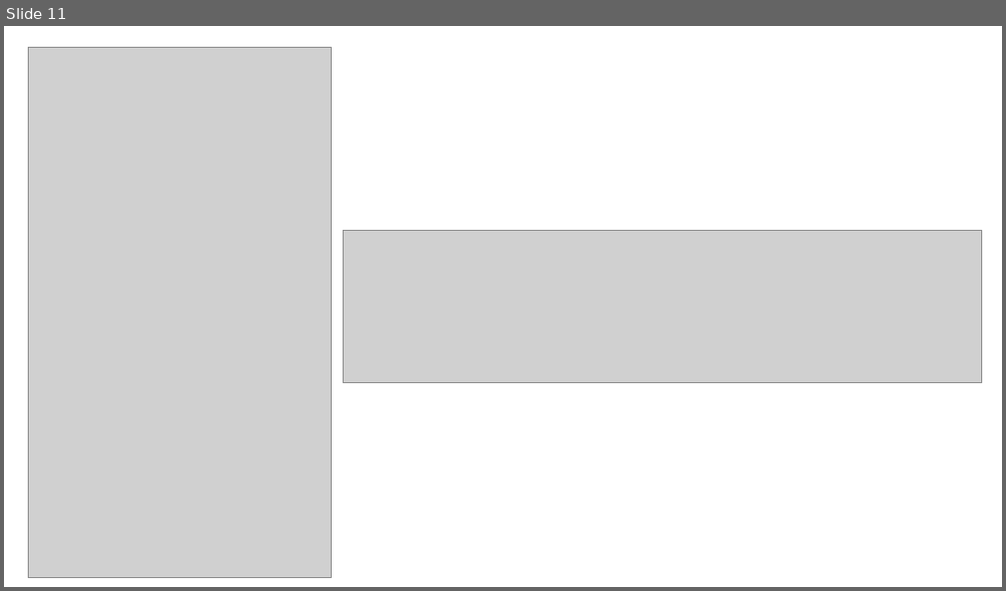
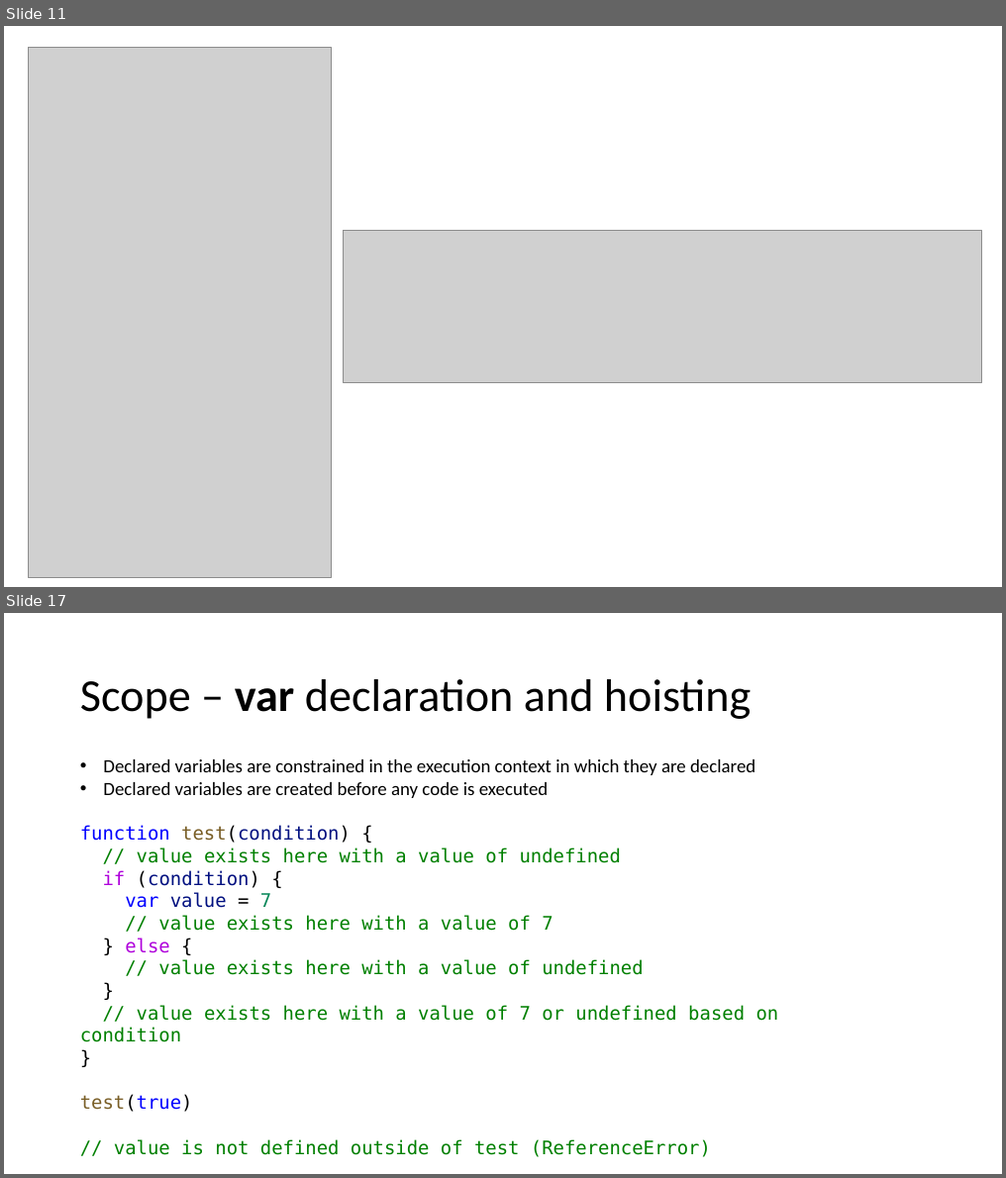
Before and after one commit to NickNaso/nodejs-tsw-2017, a slide deck: slides/nodejs-from-zero-to-hero.pptx. Shown one above the other, each under a label of ours: slide 11 before the commit, slides 11 and 17 after it; the slides between them are not shown. The pictures are 1006x591 and 1006x1178 pixels, drawn with LibreOffice and Linux fonts; fonts in the diff are those of the drawing; grey boxes stand for pictures. Boxes give left, top, right and bottom in pixels: in the first picture for what was removed or moved away, otherwise in the second. Text is boxed around its words. In the diff, an @@ line names an element or a change of style, - is before the commit and + after.

```diff
--- a/slides/nodejs-from-zero-to-hero.pptx
+++ b/slides/nodejs-from-zero-to-hero.pptx
@@ slide 17 added at (4, 613, 1002, 1174), background #FFFFFF @@
@@ title added at (80, 679, 750, 719), 44 pt, text #000000 @@
+Scope – var declaration and hoisting
@@ text added at (103, 760, 755, 798), 18 pt, text #000000 @@
+• Declared variables are constrained in the execution context in which they are declared
+• Declared variables are created before any code is executed
@@ text added at (80, 825, 779, 1157), 18 pt, text #008000 @@
+function test(condition) {
+// value exists here with a value of undefined
+if (condition) {
+var value = 7
+// value exists here with a value of 7
+} else {
+// value exists here with a value of undefined
+}
+// value exists here with a value of 7 or undefined based on condition
+}
+test(true)
+// value is not defined outside of test (ReferenceError)
```
Also in this commit, not shown: 19 other slides added, 33 other files.
